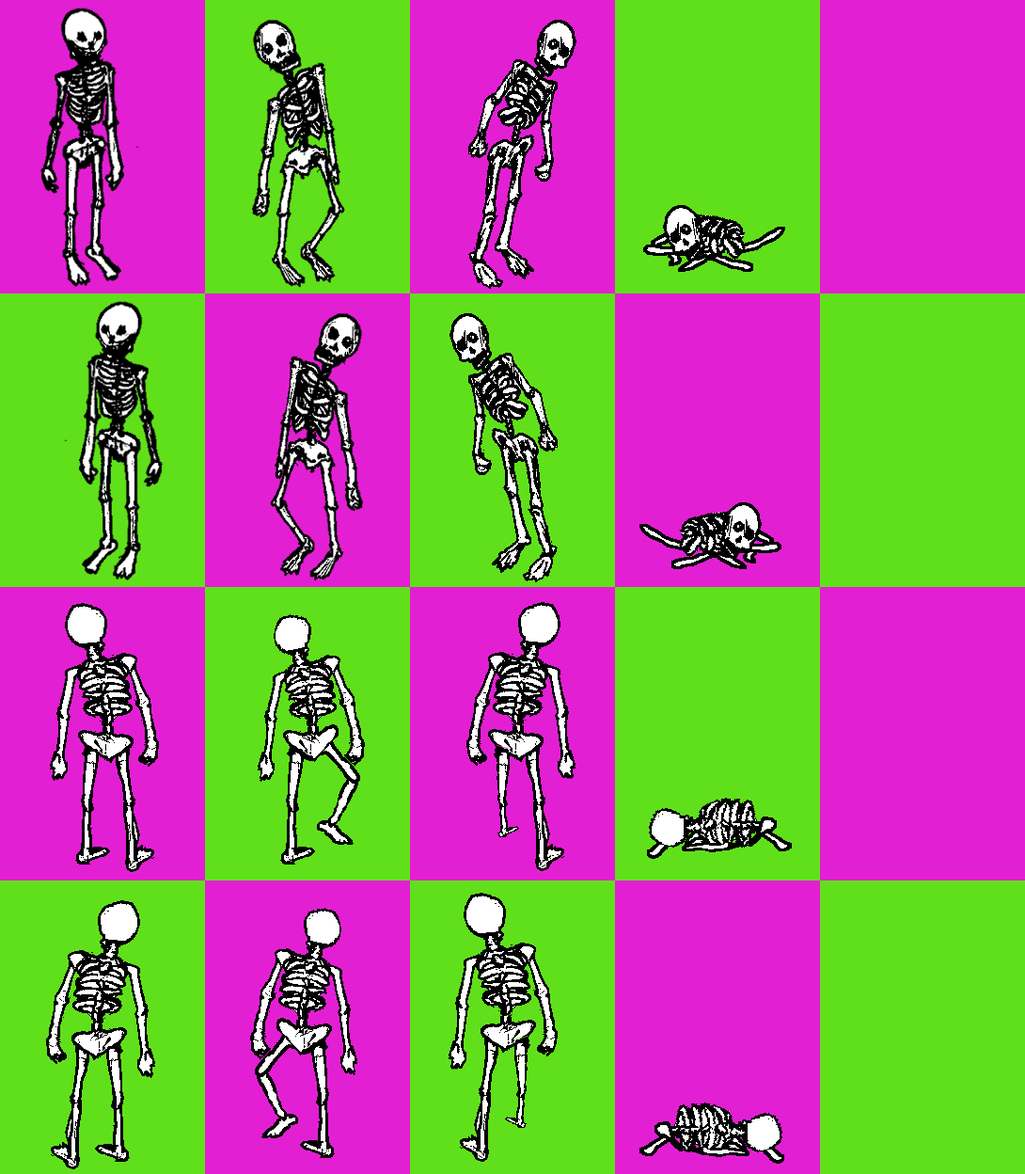
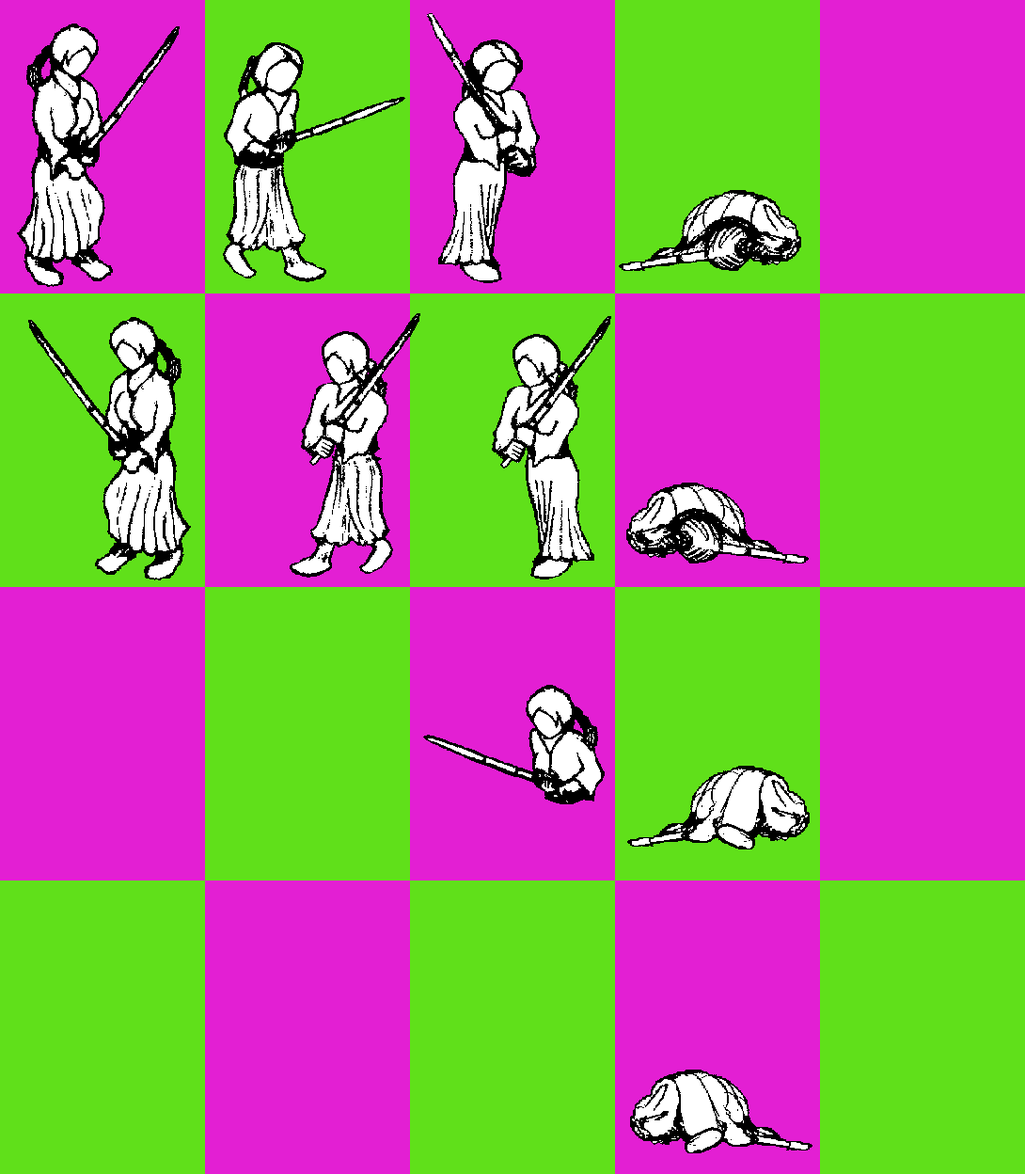
Comparing the layer stacks of the two w=1025, h=1174 images. Changes:
hid "skeleton" over [39, 7, 792, 1170]
added layer "kendo" above "Actors_Layer" over [16, 13, 813, 1154]
